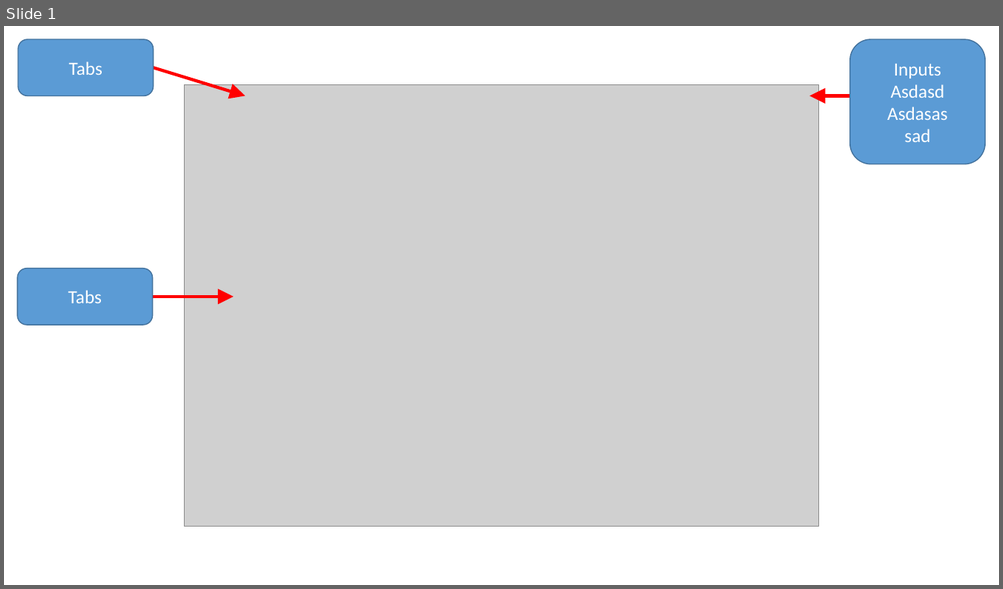
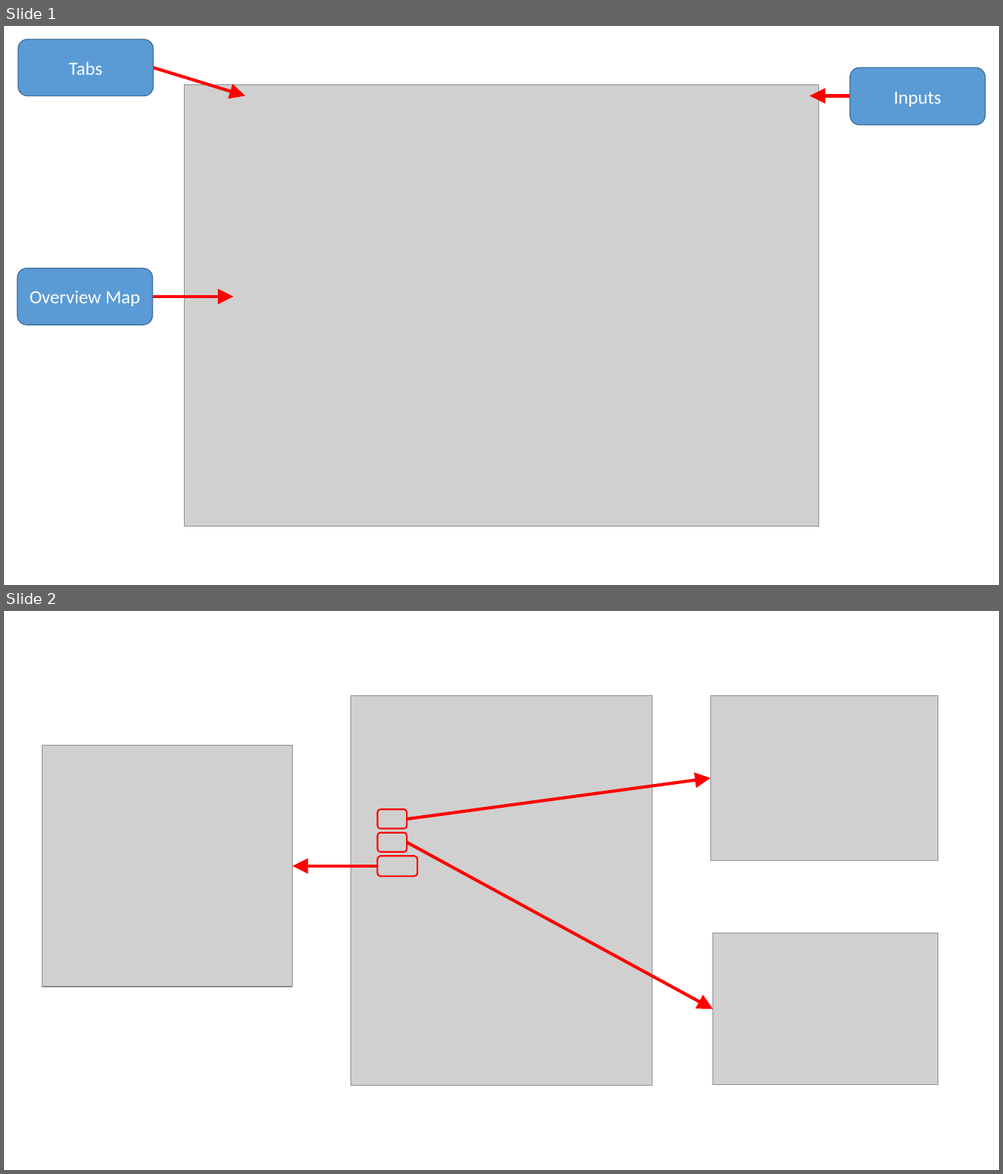
Before and after one commit to JGCRI/argus, a slide deck: vignettes/vignetteFigs/00vignetteFigs.pptx. Shown one above the other, each under a label of ours: slide 1 before the commit, slides 1 and 2 after it. The pictures are 1003x589 and 1003x1174 pixels, drawn with LibreOffice and Linux fonts; fonts in the diff are those of the drawing; grey boxes stand for pictures. Boxes give left, top, right and bottom in pixels: in the first picture for what was removed or moved away, otherwise in the second. Text is boxed around its words. In the diff, an @@ line names an element or a change of style, - is before the commit and + after.

```diff
--- a/vignettes/vignetteFigs/00vignetteFigs.pptx
+++ b/vignettes/vignetteFigs/00vignetteFigs.pptx
@@ slide 2 added at (4, 611, 999, 1170), background #FFFFFF @@
@@ picture added at (351, 696, 652, 1086) @@
@@ picture added at (711, 696, 938, 861) @@
@@ picture added at (42, 745, 292, 987) @@
@@ arrow added from (407, 819) to (711, 778), #FF0000 3 pt @@
@@ rounded rectangle added at (377, 809, 406, 829), outline #FF0000 1.5 pt @@
@@ rounded rectangle added at (377, 832, 406, 852), outline #FF0000 1.5 pt @@
@@ arrow added from (407, 843) to (713, 1009), #FF0000 3 pt @@
@@ arrow added from (377, 866) to (293, 866), #FF0000 3 pt @@
@@ rounded rectangle added at (377, 857, 417, 877), outline #FF0000 1.5 pt @@
@@ picture added at (713, 934, 938, 1085) @@
@@ slide 1 changed as well @@
@@ rounded rectangle "Inputs": place and size @@
-rounded rectangle "Inputs" at (850, 39, 985, 164)
+rounded rectangle "Inputs" at (850, 67, 985, 125)
@@ text in rounded rectangle at (887, 84, 947, 142): paragraphs removed @@
-Asdasd
-Asdasas
-sad
@@ text in rounded rectangle at (30, 291, 140, 306): text changed @@
-Tabs
+Overview Map
```
Also in this commit, not shown: 9 other slides added, 10 other files.
